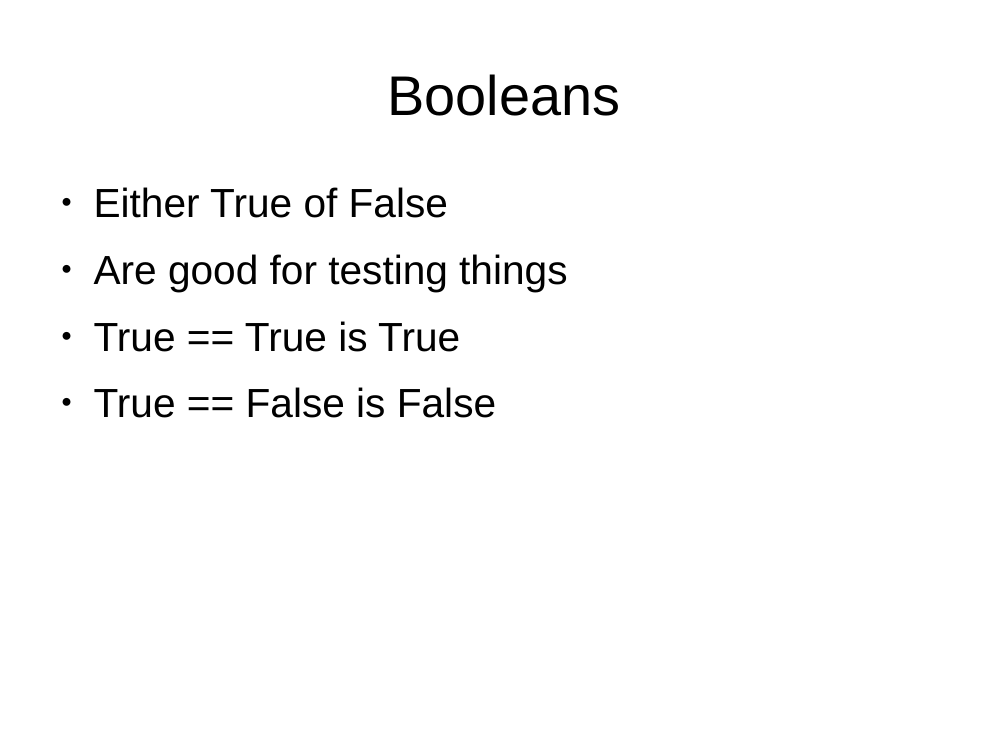
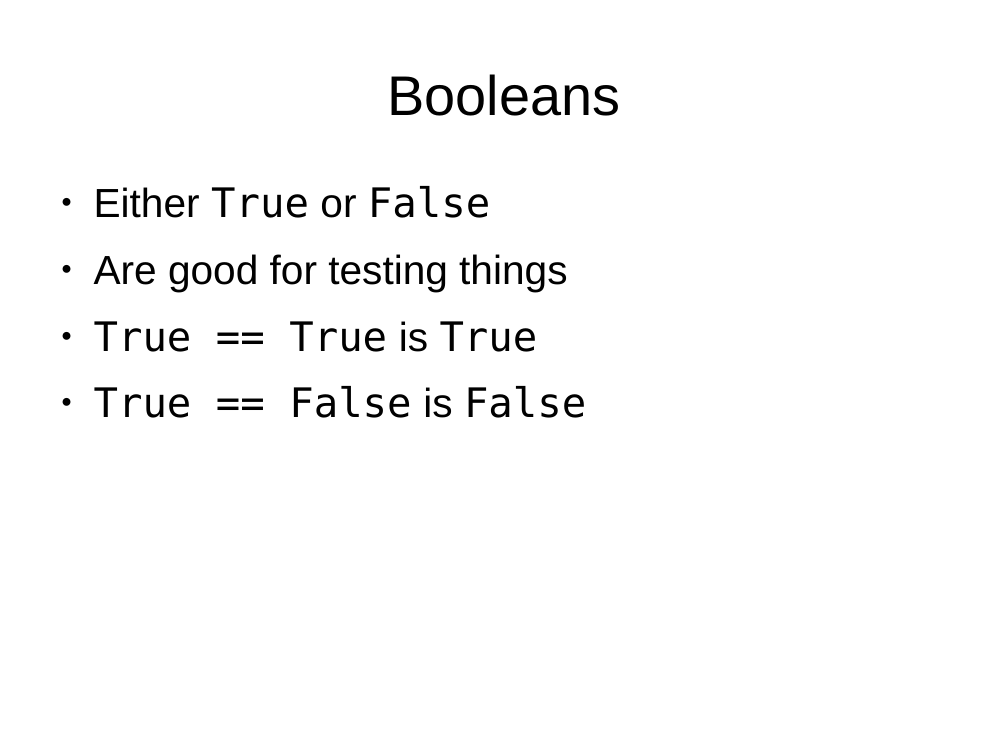
Before and after one commit to bradfordbarr/HacDC-Intro-to-Programming, a slide deck: slide 16 of class_0/class0.odp. Drawn at 1008x756 pixels with LibreOffice and Linux fonts; fonts in the diff are those of the drawing. Boxes give left, top, right and bottom in pixels: in the first picture for what was removed or moved away, otherwise in the second. Text is boxed around its words. In the diff, an @@ line names an element or a change of style, - is before the commit and + after.

```diff
--- a/class_0/class0.odp
+++ b/class_0/class0.odp
@@ text at (94,186,490,218): text changed; font Arial to DejaVu Sans Mono @@
-● Either True of False
+● Either True or False
@@ text at (94,321,586,418): font Arial to DejaVu Sans Mono in "True == True True", "True == False False" @@
```
Also in this commit, not shown: 1 other slide changed, 5 other files.
